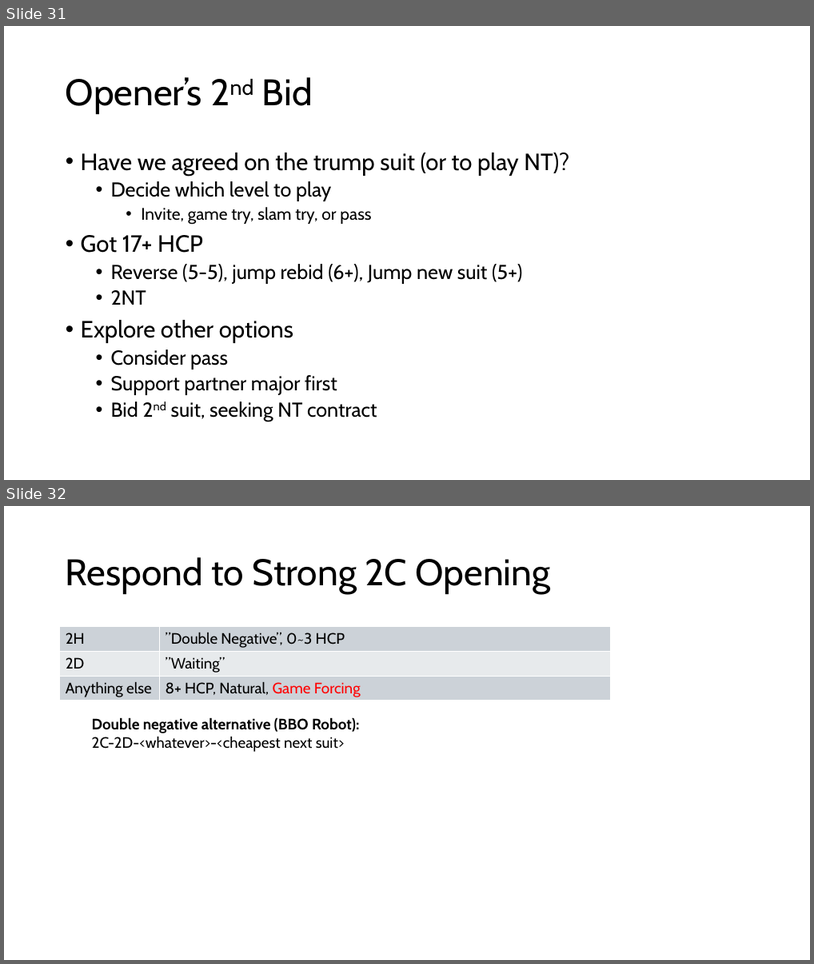
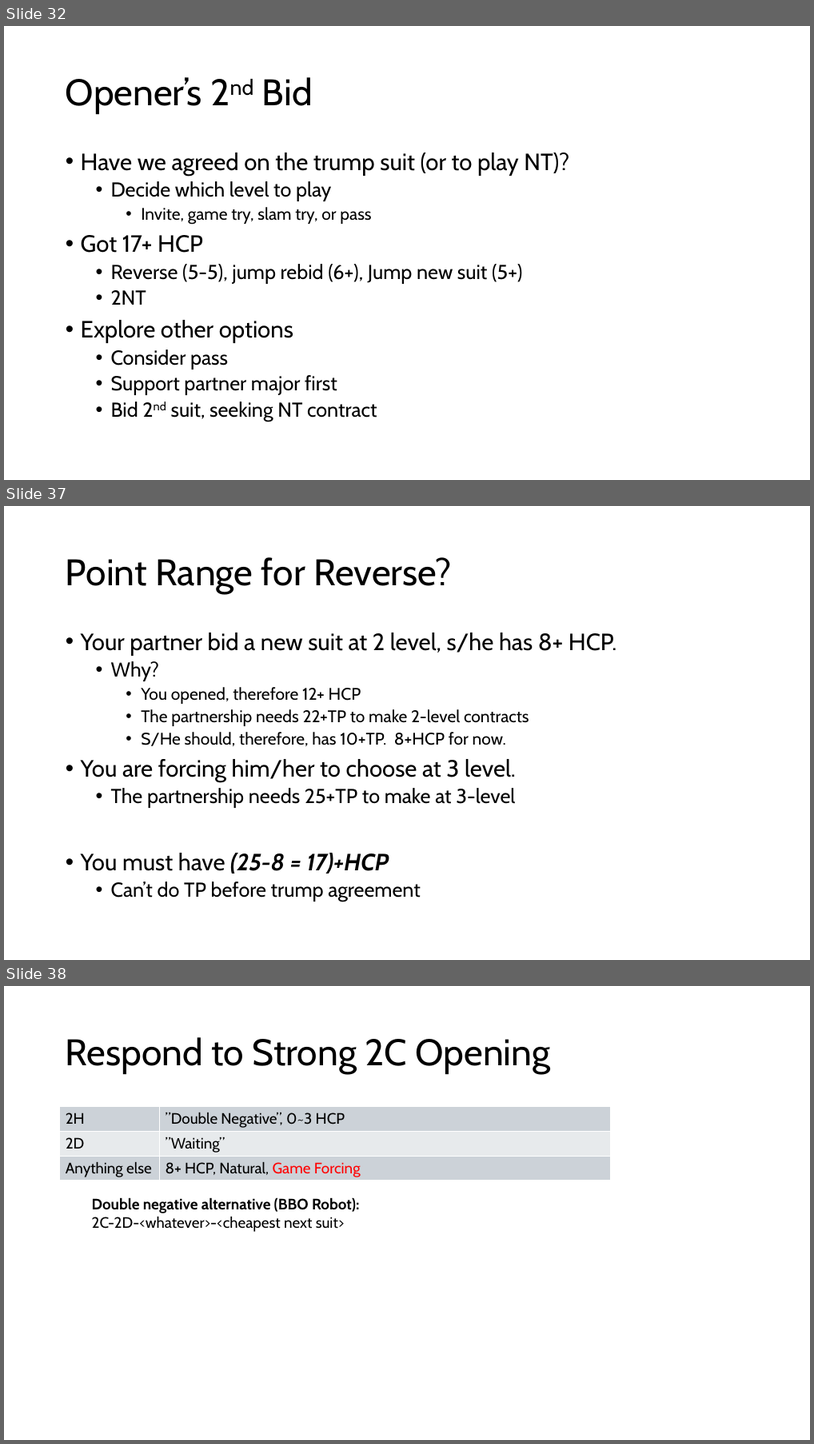
Before and after one commit to sywhub/bridge101, a slide deck: lectures.pptx. Shown one above the other, each under a label of ours: slides 31 and 32 before the commit, slides 32, 37 and 38 after it; the slides between them are not shown. The pictures are 814x964 and 814x1444 pixels, drawn with LibreOffice and Linux fonts; fonts in the diff are those of the drawing; background and template pictures are left out. Boxes give left, top, right and bottom in pixels: in the first picture for what was removed or moved away, otherwise in the second. Text is boxed around its words. In the diff, an @@ line names an element or a change of style, - is before the commit and + after.

```diff
--- a/lectures.pptx
+++ b/lectures.pptx
@@ slide 37 added at bbox=[4, 506, 810, 960], background #FFFFFF @@
@@ title added at bbox=[66, 557, 452, 594], 44 pt, text #000000 @@
+Point Range for Reverse?
@@ text added at bbox=[81, 632, 617, 902], 20 pt, text #000000 @@
+• Your partner bid a new suit at 2 level, s/he has 8+ HCP.
+  • Why?
+    • You opened, therefore 12+ HCP
+    • The partnership needs 22+TP to make 2-level contracts
+    • S/He should, therefore, has 10+TP. 8+HCP for now.
+• You are forcing him/her to choose at 3 level.
+  • The partnership needs 25+TP to make at 3-level
+• You must have (25-8 = 17)+HCP
+  • Can’t do TP before trump agreement
@@ what was slide 31 is now slide 32 @@
@@ what was slide 32 is now slide 38 @@
```
Also in this commit, not shown: 3 slides changed, 16 other slides added, 2 slides removed, 3 other files.
